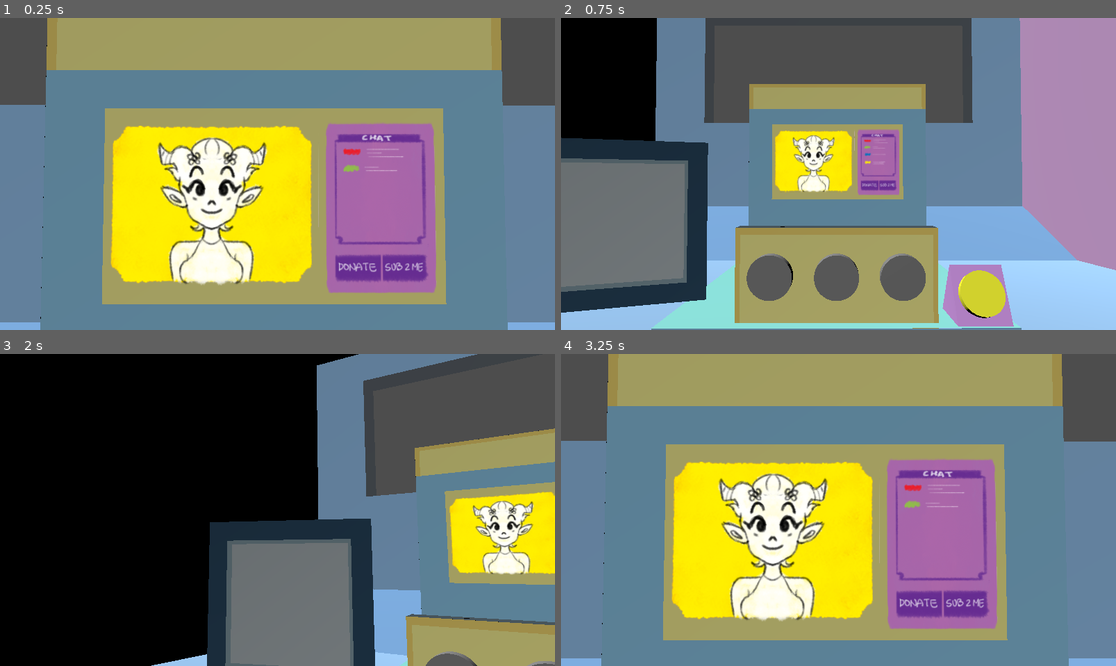
Above: before the commit, frames 1-4 (two rows, left to right).
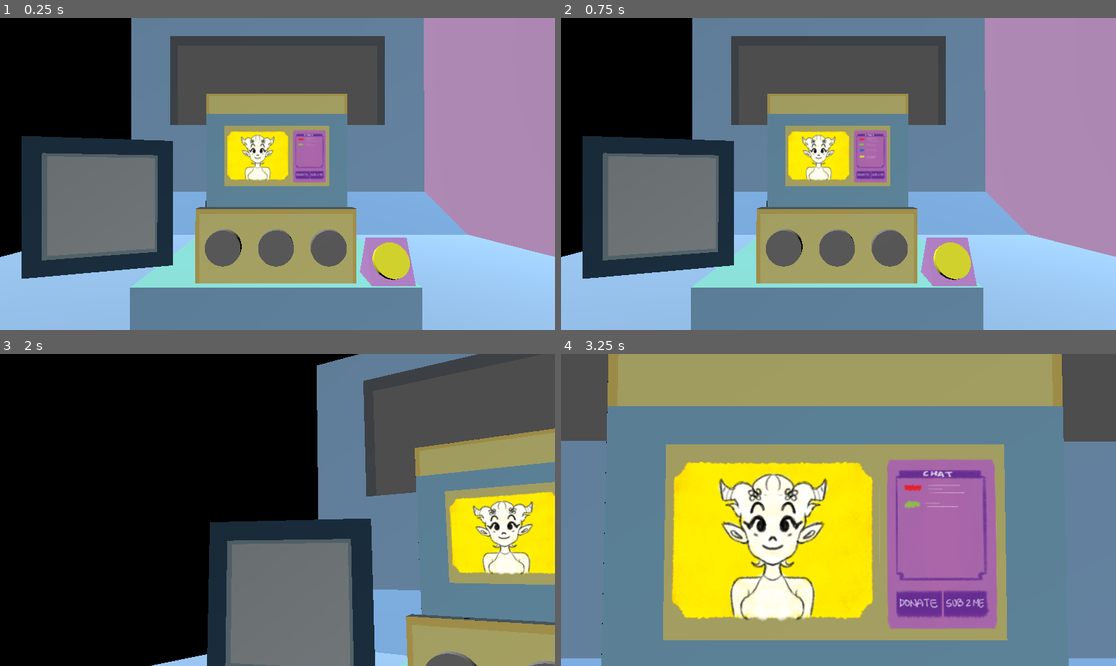
Above: after the commit, the same moments.

Repository: ATTOCORRECT/PianoVirus-ProjectFiles
Game: Godot game, scene res://Scenes/game.tscn
Same seed, same stepped clock (60 frames per second), same inputs: the game is played once before the commit and once after it.
Inputs (mouse positions are in pixels of both pictures, inside the frame that each line leads up to):
- Up to frame 1 (0.25 s): no input
- Up to frame 2 (0.75 s): tap Enter at 0.5 s; move the mouse to (960, 158) at 0.52 s; hold S (look_down) from 0.53 s (still down); click (960, 158) at 0.67 s
- Up to frame 3 (2 s): move the mouse to (166, 525) at 1.27 s; release S (look_down) at 1.28 s; tap A (look_left) at 1.35 s; click (166, 525) at 1.42 s
- Up to frame 4 (3.25 s): move the mouse to (894, 441) at 2.02 s; hold D (look_right) 2.03-2.78 s; click (894, 441) at 2.17 s; move the mouse to (810, 572) at 2.77 s; tap W (look_up) at 2.85 s; click (810, 572) at 2.92 s

The runs differ from the first frame. In frame 1, 92% of the frame differs, in the area x 0-100%, y 0-100%; in frame 2, 48%; in frame 3, less than 0.1%; in frame 4, nothing differs.

Commit message:
Save merge

Diff:
--- a/just_space_things_godot/Scenes/Player/LookController.gd
+++ b/just_space_things_godot/Scenes/Player/LookController.gd
@@ -35,8 +35,8 @@
 	down_look_dictionary = {up_anchor: down_anchor, left_anchor: down_anchor, down_anchor: null, right_anchor: down_anchor}
 	right_look_dictionary = {up_anchor: right_anchor, left_anchor: up_anchor, down_anchor: right_anchor, right_anchor: null}
 
-	currently_looking = up_anchor.position
-	set_look_target(up_anchor)
+	currently_looking = down_anchor.position
+	set_look_target(down_anchor)
 
 # Called every frame. 'delta' is the elapsed time since the previous frame.
 func _process(delta: float) -> void:
--- a/just_space_things_godot/Scenes/game.tscn
+++ b/just_space_things_godot/Scenes/game.tscn
@@ -1,101 +1,9 @@
-[gd_scene load_steps=15 format=3 uid="uid://bcs17a4kflpae"]
+[gd_scene load_steps=5 format=3 uid="uid://bcs17a4kflpae"]
 
 [ext_resource type="PackedScene" uid="uid://deoqenkjkbrit" path="res://Scenes/Player/player.tscn" id="1_2w8ir"]
-[ext_resource type="PackedScene" path="res://Scenes/Panels/Panel T1/panel_1.tscn" id="2_4udp5"]
 [ext_resource type="PackedScene" uid="uid://cn66ctg0in2ox" path="res://Assets/Models/AdScreen/JST_Prototype AdScreen.gltf" id="2_6wh14"]
-[ext_resource type="PackedScene" path="res://Scenes/Panels/Panel T2/panel_2.tscn" id="3_obg2p"]
-[ext_resource type="PackedScene" uid="uid://xr4o5xiw5ky3" path="res://Assets/Models/Map/JST_Prototype Map.gltf" id="5_uac24"]
 [ext_resource type="PackedScene" uid="uid://cuy3iisp0goct" path="res://Scenes/Panels/Console & Map/console_and_map.tscn" id="7_ixr3o"]
 [ext_resource type="PackedScene" uid="uid://8htrreom0a65" path="res://Assets/Models/Ship/JST_Prototype ShipBackground.gltf" id="8_bmx4a"]
-
-[sub_resource type="CylinderMesh" id="CylinderMesh_wi0oe"]
-
-[sub_resource type="SphereMesh" id="SphereMesh_a7d6c"]
-
-[sub_resource type="BoxMesh" id="BoxMesh_7ssmf"]
-
-[sub_resource type="Animation" id="Animation_4ryi6"]
-resource_name = "Animate_panel_T1"
-loop_mode = 2
-
-[sub_resource type="Animation" id="Animation_qhgsx"]
-length = 0.001
-
-[sub_resource type="Animation" id="Animation_72r7u"]
-resource_name = "new_animation"
-tracks/0/type = "bezier"
-tracks/0/imported = false
-tracks/0/enabled = true
-tracks/0/path = NodePath(".:position:x")
-tracks/0/interp = 1
-tracks/0/loop_wrap = true
-tracks/0/keys = {
-"handle_modes": PackedInt32Array(0, 0),
-"points": PackedFloat32Array(-0.755469, -0.25, 0, 0.25, 0, -1.02543, -0.25, 0, 0.25, 0),
-"times": PackedFloat32Array(0, 1)
-}
-tracks/1/type = "bezier"
-tracks/1/imported = false
-tracks/1/enabled = true
-tracks/1/path = NodePath(".:position:y")
-tracks/1/interp = 1
-tracks/1/loop_wrap = true
-tracks/1/keys = {
-"handle_modes": PackedInt32Array(0, 0),
-"points": PackedFloat32Array(0, -0.25, 0, 0.25, 0, -0.448475, -0.25, 0, 0.25, 0),
-"times": PackedFloat32Array(0, 1)
-}
-tracks/2/type = "bezier"
-tracks/2/imported = false
-tracks/2/enabled = true
-tracks/2/path = NodePath(".:position:z")
-tracks/2/interp = 1
-tracks/2/loop_wrap = true
-tracks/2/keys = {
-"handle_modes": PackedInt32Array(0, 0),
-"points": PackedFloat32Array(-1.62817, -0.25, 0, 0.25, 0, -0.813447, -0.25, 0, 0.25, 0),
-"times": PackedFloat32Array(0, 1)
-}
-tracks/3/type = "bezier"
-tracks/3/imported = false
-tracks/3/enabled = true
-tracks/3/path = NodePath(".:rotation:x")
-tracks/3/interp = 1
-tracks/3/loop_wrap = true
-tracks/3/keys = {
-"handle_modes": PackedInt32Array(0, 0),
-"points": PackedFloat32Array(0, -0.25, 0, 0.25, 0, -0.476475, -0.25, 0, 0.25, 0),
-"times": PackedFloat32Array(0, 1)
-}
-tracks/4/type = "bezier"
-tracks/4/imported = false
-tracks/4/enabled = true
-tracks/4/path = NodePath(".:rotation:y")
-tracks/4/interp = 1
-tracks/4/loop_wrap = true
-tracks/4/keys = {
-"handle_modes": PackedInt32Array(0, 0),
-"points": PackedFloat32Array(0.493335, -0.25, 0, 0.25, 0, 0.949459, -0.25, 0, 0.25, 0),
-"times": PackedFloat32Array(0, 1)
-}
-tracks/5/type = "bezier"
-tracks/5/imported = false
-tracks/5/enabled = true
-tracks/5/path = NodePath(".:rotation:z")
-tracks/5/interp = 1
-tracks/5/loop_wrap = true
-tracks/5/keys = {
-"handle_modes": PackedInt32Array(0, 0),
-"points": PackedFloat32Array(0, -0.25, 0, 0.25, 0, 0, -0.25, 0, 0.25, 0),
-"times": PackedFloat32Array(0, 1)
-}
-
-[sub_resource type="AnimationLibrary" id="AnimationLibrary_25d7y"]
-_data = {
-"Animate_panel_T1": SubResource("Animation_4ryi6"),
-"RESET": SubResource("Animation_qhgsx"),
-"new_animation": SubResource("Animation_72r7u")
-}
 
 [node name="Game" type="Node3D"]
 
@@ -113,49 +21,15 @@
 [node name="Right Anchor" parent="Player/Anchors" index="3"]
 transform = Transform3D(4.99514, 0, 0, 0, 1, 0, 0, 0, -6.90267, 1.9026, 0.348823, -3.5)
 
-[node name="MeshInstance3D3" type="MeshInstance3D" parent="."]
-transform = Transform3D(-0.495993, -0.777344, -0.386945, 0.317972, -0.577266, 0.752102, -0.808013, 0.25, 0.533493, 0.0695107, -1.55919, -2.86058)
-visible = false
-mesh = SubResource("CylinderMesh_wi0oe")
-skeleton = NodePath("../MeshInstance3D")
-
-[node name="MeshInstance3D2" type="MeshInstance3D" parent="."]
-transform = Transform3D(0.129487, -0.808013, 0.574759, 0.574759, 0.533494, 0.620513, -0.808013, 0.25, 0.533494, 5.25048, -3.7274, -6.2493)
-visible = false
-mesh = SubResource("SphereMesh_a7d6c")
-skeleton = NodePath("../MeshInstance3D")
-
-[node name="MeshInstance3D" type="MeshInstance3D" parent="."]
-transform = Transform3D(0.214124, -0.368237, 0.904739, 0.433013, 0.866025, 0.25, -0.875586, 0.338232, 0.344888, -1, -0.63539, -3)
-visible = false
-mesh = SubResource("BoxMesh_7ssmf")
-
 [node name="DirectionalLight3D" type="DirectionalLight3D" parent="."]
 transform = Transform3D(0.849634, 0.0360825, -0.526136, 0.470907, 0.397232, 0.787689, 0.23742, -0.917009, 0.32051, 0, 0, 0)
-
-[node name="Panel 1" parent="." instance=ExtResource("2_4udp5")]
-transform = Transform3D(2.32021, 0, 0.889709, 0, 2.23296, 0, -1.24753, 0, 1.65472, -2.02818, 0.521621, -3.28771)
-
-[node name="AnimationPlayer" type="AnimationPlayer" parent="Panel 1"]
-libraries = {
-"": SubResource("AnimationLibrary_25d7y")
-}
-
-[node name="Panel 2" parent="." instance=ExtResource("3_obg2p")]
-transform = Transform3D(0.860324, 0, -0.509747, 0, 1, 0, 0.509747, 0, 0.860324, 1.79074, 0.637834, -3.21545)
 
 [node name="ScreenModels" type="Node" parent="."]
 
 [node name="AdScreen" parent="ScreenModels" instance=ExtResource("2_6wh14")]
 transform = Transform3D(-0.948964, 0, -0.315384, 0, 1, 0, 0.315384, 0, -0.948964, -0.860765, -0.203858, -1.5251)
 
-[node name="Console and Map" type="Node" parent="ScreenModels"]
-
-[node name="MapScreen" parent="ScreenModels/Console and Map" instance=ExtResource("5_uac24")]
-transform = Transform3D(1, 0, 0, 0, 1, 0, 0, 0, 1, 0, -0.812123, -1.76236)
-visible = false
-
-[node name="Console and Map" parent="ScreenModels/Console and Map" instance=ExtResource("7_ixr3o")]
+[node name="Console and Map2" parent="ScreenModels" instance=ExtResource("7_ixr3o")]
 transform = Transform3D(1, 0, 0, 0, 1, 0, 0, 0, 1, -0.00661993, -0.808399, -2.29502)
 
 [node name="ShipBackground" parent="." instance=ExtResource("8_bmx4a")]
